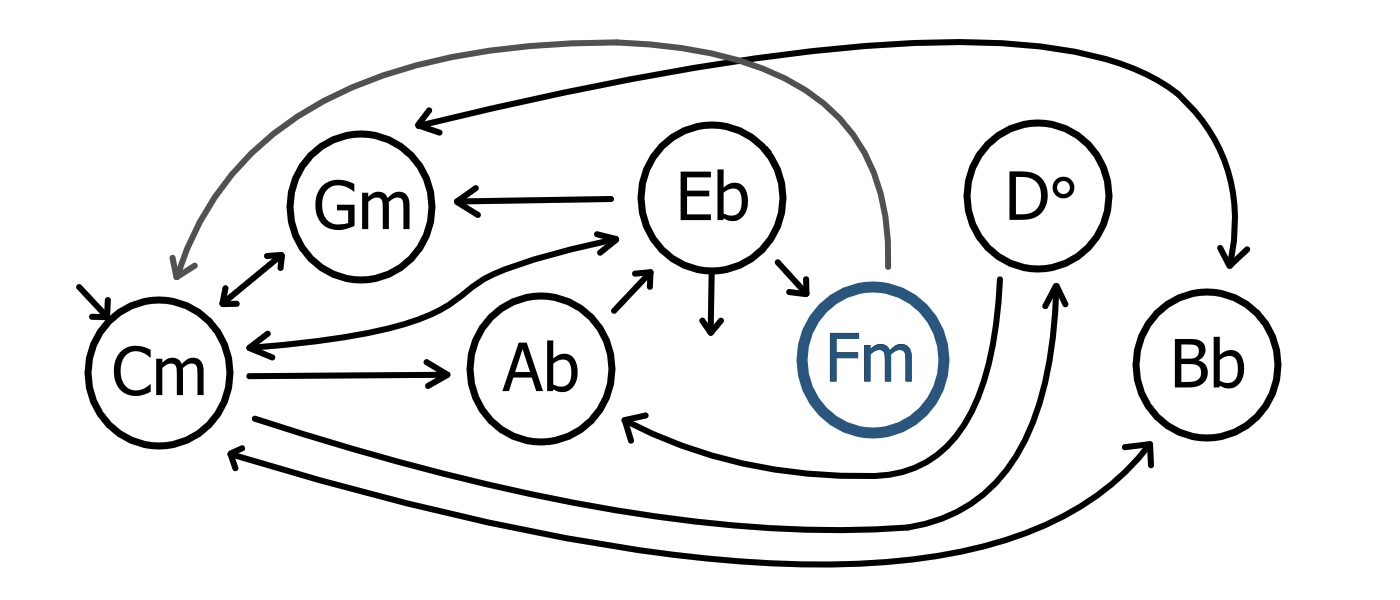
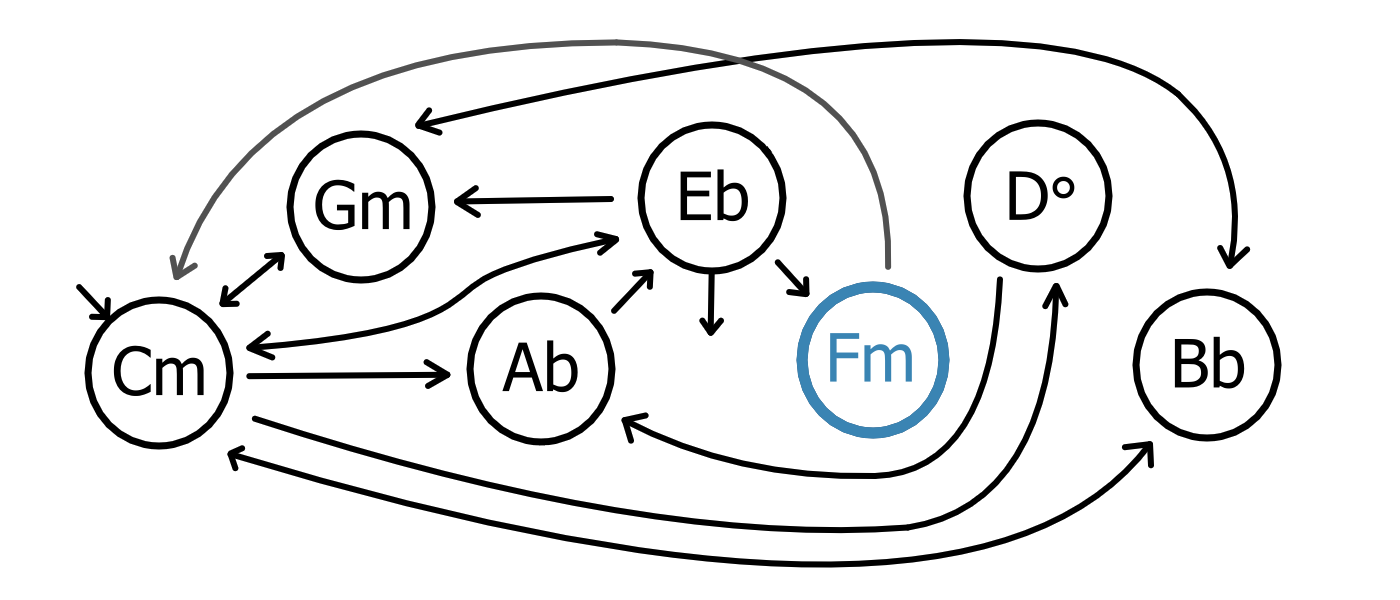
Layered file, before and after one edit (w=1400, h=600). Changes by layer:
painted on "Ring" (2nd of 7, in "6" › "Unselected") over [896, 285, 933, 312]
painted on "Paint Layer 2" (3rd of 7, in "5" › "Selected") over [796, 281, 950, 439]
hid group "Unselected" (3rd of 7, in "5") (2 layers) over [796, 281, 950, 439]
painted on "Ring" (3rd of 7, in "5" › "Unselected") over [796, 281, 950, 439]
painted on "Ring" (4th of 7, in "4" › "Unselected") over [796, 294, 832, 376]
painted on "Paint Layer 3" over [796, 281, 950, 439]
